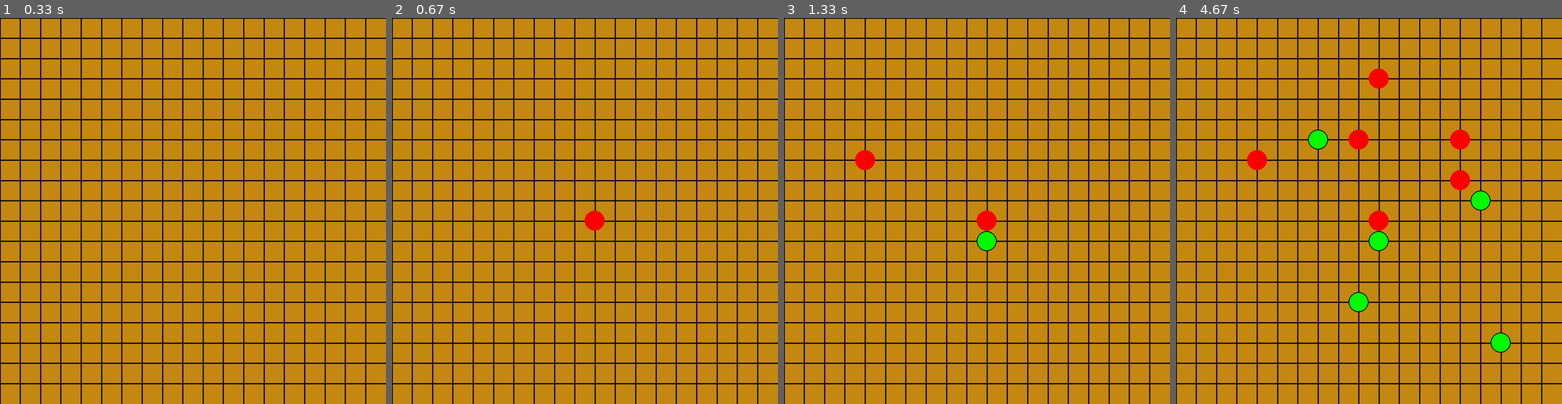
Above: before the commit, frames 1-4 (left to right).
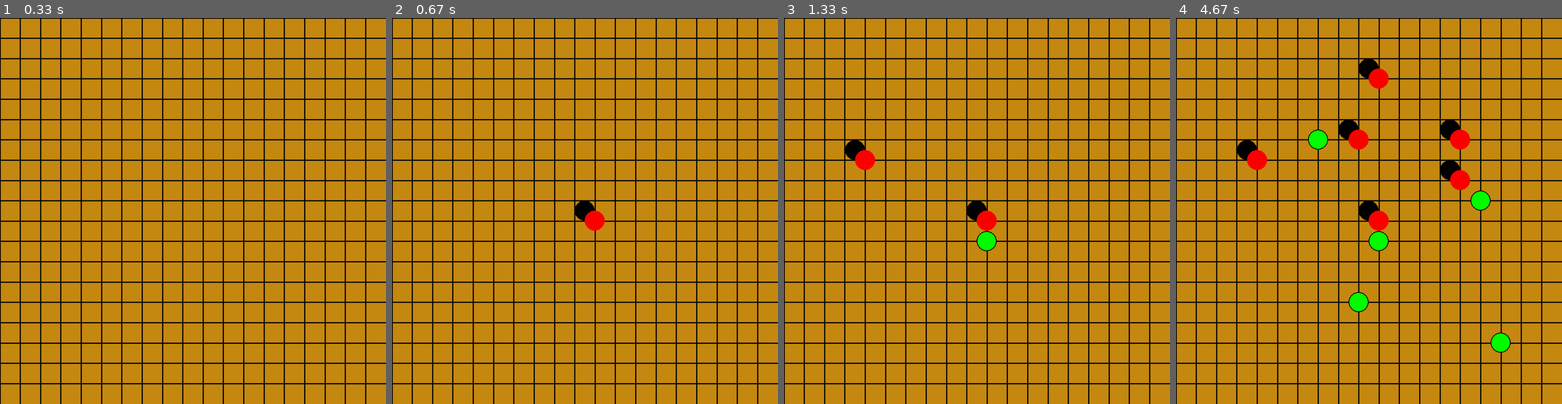
Above: after the commit, the same moments.

Repository: bedrock17/soaf_pygame
Game: pygame game, started from OMOK/game.py
The game is run twice, just before and just after one commit, with the same random seed, the same clock (stepped at 60 frames per second) and the same inputs.
Inputs (mouse positions are in pixels of both pictures, inside the frame that each line leads up to):
- Up to frame 1 (0.33 s): no input
- Up to frame 2 (0.67 s): click (585, 211) at 0.43 s
- Up to frame 3 (1.33 s): click (977, 238) at 0.8 s; click (857, 153) at 1.2 s
- Up to frame 4 (4.67 s): click (1511, 346) at 1.6 s; move the mouse to (1376, 79) at 1.87 s; click (1376, 79) at 2 s; move the mouse to (1349, 311) at 2.27 s; click (1349, 311) at 2.4 s; click (1357, 145) at 2.8 s; click (1314, 129) at 3.2 s; click (1469, 176) at 3.6 s; move the mouse to (1488, 203) at 3.87 s; click (1488, 203) at 4 s; move the mouse to (1450, 141) at 4.27 s; click (1450, 141) at 4.4 s

Frame 1 is identical in both runs. In frame 2, 0.2% of the frame differs, in the area x 47-53%, y 47-53%; in frame 3, 0.4%; in frame 4, 1.0%, in the area x 15-74%, y 10-53%.

Commit message:
2W Soyeon

Diff:
--- a/OMOK/game.py
+++ b/OMOK/game.py
@@ -153,7 +153,7 @@
     for i in range(self.width + 1):
       for j in range(self.height + 1):
         if self.map[i][j] == STONE.BLACK:
-          # pygame.draw.circle(screen, (0, 0, 0), [width * i - self.stoneRadius, height * j - self.stoneRadius], self.stoneRadius)
+          pygame.draw.circle(screen, (0,0,0), [width * i - self.stoneRadius, height * j - self.stoneRadius], self.stoneRadius)
           pygame.draw.ellipse(screen, (255,0,0), pygame.Rect([width * i - self.stoneRadius, height * j - self.stoneRadius], (self.stoneRadius * 2, self.stoneRadius * 2)))
         elif self.map[i][j] == STONE.WHITE:
           pygame.draw.ellipse(screen, (0,255,0), pygame.Rect([width * i - self.stoneRadius, height * j - self.stoneRadius], (self.stoneRadius * 2, self.stoneRadius * 2)))
